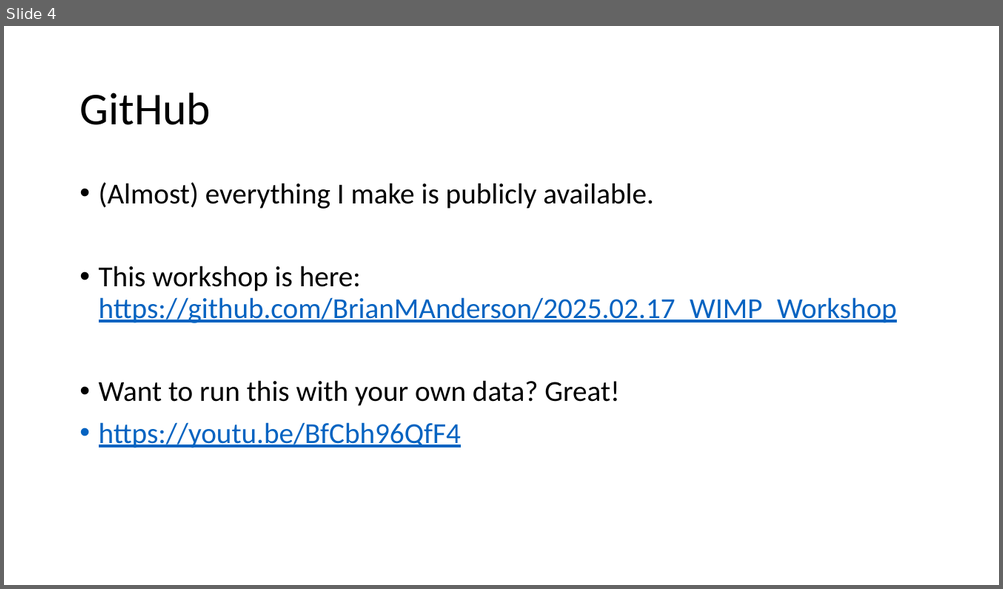
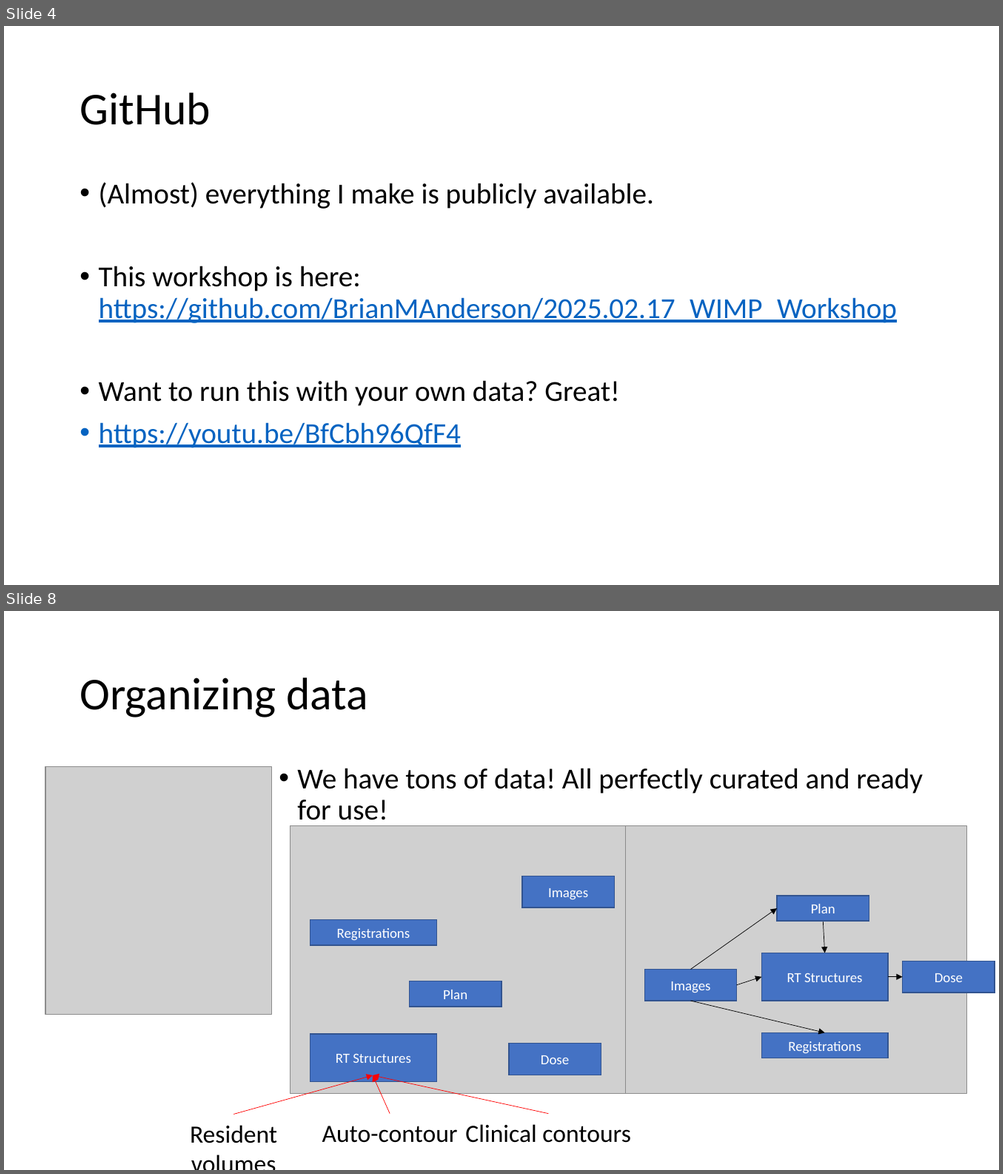
Before and after one commit to brianmanderson/2025.02.17_WIMP_Workshop, a slide deck: Presentation.pptx. Shown one above the other, each under a label of ours: slide 4 before the commit, slides 4 and 8 after it; the slides between them are not shown. The pictures are 1003x589 and 1003x1174 pixels, drawn with LibreOffice and Linux fonts; fonts in the diff are those of the drawing; grey boxes stand for pictures. Boxes give left, top, right and bottom in pixels: in the first picture for what was removed or moved away, otherwise in the second. Text is boxed around its words. In the diff, an @@ line names an element or a change of style, - is before the commit and + after.

```diff
--- a/Presentation.pptx
+++ b/Presentation.pptx
@@ slide 8 added at box(4, 611, 999, 1170), background #FFFFFF @@
@@ title added at box(79, 678, 368, 718), 44 pt, text #000000 @@
+Organizing data
@@ picture added at box(45, 767, 272, 1014) @@
@@ text added at box(297, 768, 922, 827), 28 pt, text #000000 @@
+• We have tons of data! All perfectly curated and ready for use!
@@ picture added at box(626, 826, 967, 1094) @@
@@ group added at box(290, 826, 626, 1094): 5 rectangles, 1 picture @@
+RT Structures
+Images
+Dose
+Plan
+Registrations
@@ group added at box(644, 896, 995, 1059): 5 arrows, 5 rectangles @@
+Images
+RT Structures
+Dose
+Plan
+Registrations
@@ group added at box(190, 1076, 631, 1144): 3 texts, 3 arrows @@
+Resident volumes
+Auto-contour
+Clinical contours
```
Also in this commit, not shown: 6 other slides added.
